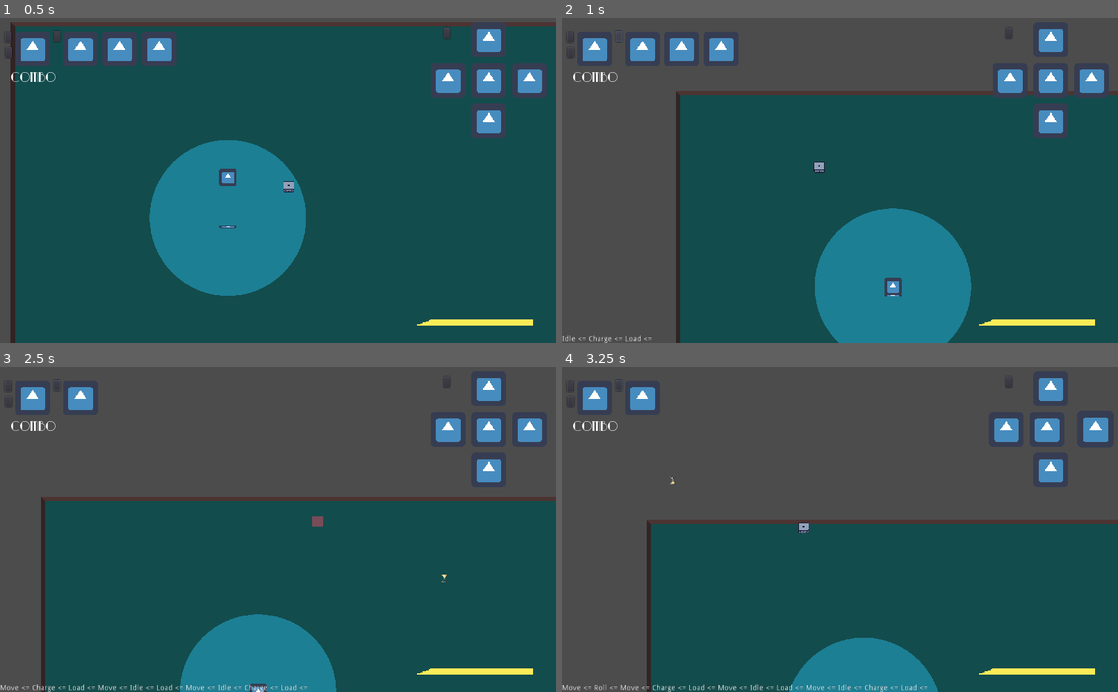
Above: before the commit, frames 1-4 (two rows, left to right).
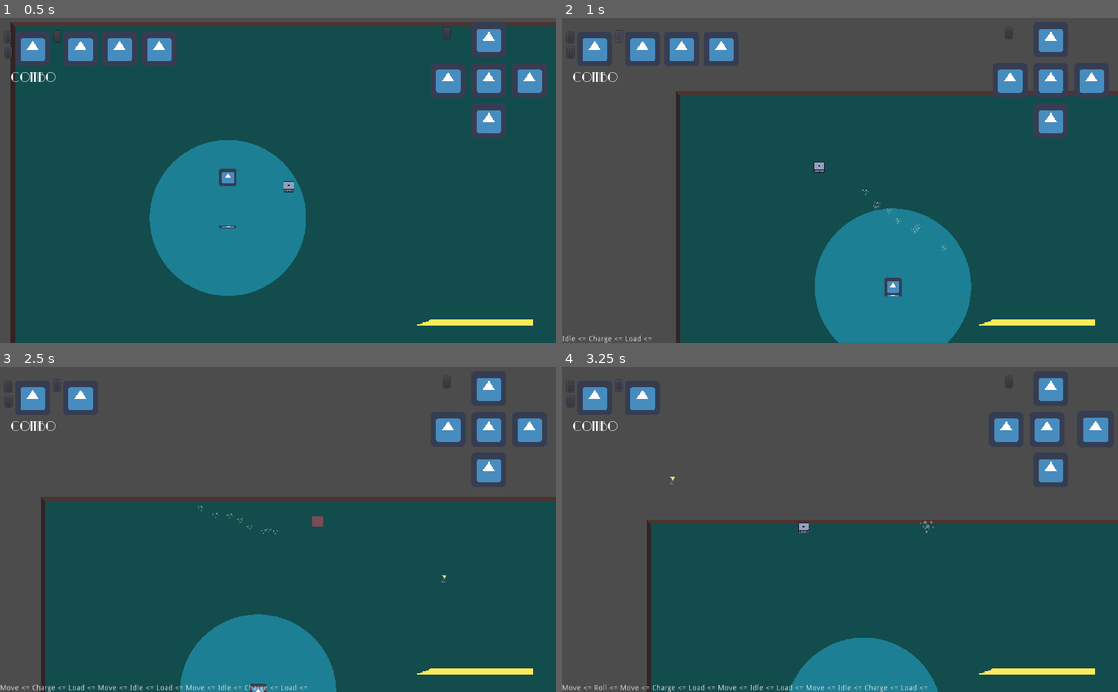
Above: after the commit, the same moments.

Repository: andrebariani/gmtk2022
Game: Godot game, scene res://src/Main.tscn
Same seed, same stepped clock (60 frames per second), same inputs: the game is played once before the commit and once after it. The engine's default icon, where the game draws it, is replaced by a stand-in: a white triangle on a blue panel in a dark square.
Inputs (mouse positions are in pixels of both pictures, inside the frame that each line leads up to):
- Up to frame 1 (0.5 s): no input
- Up to frame 2 (1 s): click (617, 37) at 0.5 s
- Up to frame 3 (2.5 s): tap Enter (ui_accept) at 1.25, 1.52, 2.27 s; move the mouse to (250, 594) at 1.27 s; hold W (move_up) from 1.28 s (still down); click (250, 594) at 1.35 s; move the mouse to (444, 578) at 2.02 s; click (444, 578) at 2.1 s
- Up to frame 4 (3.25 s): move the mouse to (673, 480) at 2.77 s; release W (move_up) at 2.78 s; hold A (move_left) from 2.78 s (still down); tap Space (roll) at 2.85 s; click (673, 480) at 3.05 s

Frame 1 is identical in both runs. In frame 2, less than 0.1% of the frame differs, in the area x 54-70%, y 52-72%; in frame 3, less than 0.1%; in frame 4, less than 0.1%.

Commit message:
dust particles

Diff:
--- a/src/Main.tscn
+++ b/src/Main.tscn
@@ -8,7 +8,6 @@
 [ext_resource path="res://src/shaders/burano.png" type="Texture" id=6]
 [ext_resource path="res://src/ui/menu/Pause.tscn" type="PackedScene" id=7]
 [ext_resource path="res://src/entities/enemies/Protector_enemy.tscn" type="PackedScene" id=8]
-[ext_resource path="res://src/spawner/Enemies_spawner.tscn" type="PackedScene" id=11]
 [ext_resource path="res://src/tileset/TableTileset.tres" type="TileSet" id=12]
 [ext_resource path="res://src/ui/GameOver.tscn" type="PackedScene" id=13]
 
--- a/src/entities/player/Particles.gd
+++ b/src/entities/player/Particles.gd
@@ -1,4 +1,9 @@
 extends Node2D
+
+
+func _ready():
+	scale = Vector2(rand_range(1, 2), rand_range(1, 2))
+
 
 func _on_AnimationPlayer_animation_finished(_anim_name):
 	self.queue_free()
--- a/src/entities/player/Particles.tscn
+++ b/src/entities/player/Particles.tscn
@@ -128,7 +128,6 @@
 }
 
 [node name="Particles" type="Node2D"]
-modulate = Color( 1, 1, 1, 0 )
 z_index = 10
 script = ExtResource( 2 )
 
@@ -138,20 +137,17 @@
 
 [node name="Sprite" type="Sprite" parent="."]
 position = Vector2( 3.79111, -1.99194 )
-rotation = -12.5664
-scale = Vector2( 0.6, 0.6 )
+scale = Vector2( 1e-05, 1e-05 )
 texture = ExtResource( 1 )
 
 [node name="Sprite2" type="Sprite" parent="."]
 position = Vector2( -0.963846, 3.98388 )
-rotation = 6.28319
-scale = Vector2( 0.4, 0.4 )
+scale = Vector2( 1e-05, 1e-05 )
 texture = ExtResource( 1 )
 
 [node name="Sprite3" type="Sprite" parent="."]
 position = Vector2( -4.56218, -2.69876 )
-rotation = 12.5664
-scale = Vector2( 0.5, 0.5 )
+scale = Vector2( 1e-05, 1e-05 )
 texture = ExtResource( 1 )
 
 [connection signal="animation_finished" from="AnimationPlayer" to="." method="_on_AnimationPlayer_animation_finished"]
--- a/src/entities/player/Player.gd
+++ b/src/entities/player/Player.gd
@@ -29,6 +29,8 @@
 
 export (int) var CHARGE_SPEED = 3000
 onready var charge_speed = CHARGE_SPEED
+
+export(PackedScene) var dust
 
 var look_vector = Vector2.ZERO
 
@@ -157,6 +159,15 @@
 		if(a < b):
 			return b
 	return a
+
+
+
+func spawn_dust(dust_size, pos_rand = 10):
+	var dust_instance = dust.instance()
+	get_parent().add_child(dust_instance)
+	dust_instance.scale = Vector2(dust_size, dust_size)
+	dust_instance.global_position = global_position + Vector2(
+		rand_range(-pos_rand, pos_rand), rand_range(-pos_rand, pos_rand))
 
 
 func _on_Roll_rolled(direction):
--- a/src/entities/player/Player.tscn
+++ b/src/entities/player/Player.tscn
@@ -14,6 +14,7 @@
 [ext_resource path="res://src/entities/player/Pointer.gd" type="Script" id=12]
 [ext_resource path="res://src/entities/player/damage_blink.tres" type="Shader" id=13]
 [ext_resource path="res://src/entities/player/EntitySprite.gd" type="Script" id=14]
+[ext_resource path="res://src/entities/player/Particles.tscn" type="PackedScene" id=15]
 
 [sub_resource type="ShaderMaterial" id=9]
 shader = ExtResource( 13 )
@@ -61,6 +62,7 @@
 WALK_SPEED = 40000
 ROLL_SPEED = 90000
 CHARGE_SPEED = 240000
+dust = ExtResource( 15 )
 
 [node name="Sprite" type="Sprite" parent="."]
 material = SubResource( 9 )
--- a/src/entities/player/states/Charge.gd
+++ b/src/entities/player/states/Charge.gd
@@ -18,11 +18,13 @@
 	e.current_speed = e.charge_speed
 	e.has_dir_control = false
 	e.hitbox.monitoring = true
+	e.toggle_charge(false)
 	starting_load = e.load_amount
 
 
 func run(delta):
 	e.apply_velocity(look_vector * delta)
+	e.spawn_dust(1.5, 25)
 
 	e.current_speed = lerp(e.charge_speed, e.walk_speed,
 		1 - e.load_amount/starting_load)
@@ -40,7 +42,6 @@
 	e.hitbox.set_deferred("monitoring", false)
 	e.take_knockback(look_vector * 1500)
 
-	e.toggle_charge(false)
 	timer.start()
 
 
--- a/src/entities/player/states/Roll.gd
+++ b/src/entities/player/states/Roll.gd
@@ -9,6 +9,7 @@
 		end(stateMachine.state_last)
 		return
 
+	e.spawn_dust(3)
 	e.timers.roll.value = 0
 
 	e.current_speed = e.roll_speed
Not shown: 1 places in src/Main.tscn that only renumber resources
Not shown: 1 places in src/entities/player/Player.tscn that only renumber resources
